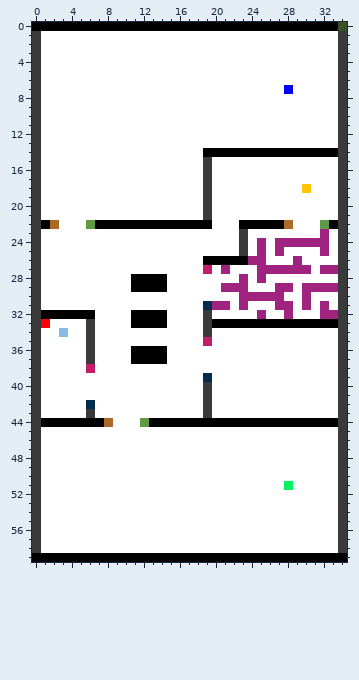
Two versions of one pixel-art sprite, assets/map.png. Above, as it was before the edit.
The file is 35x60 pixels.
Once edited:
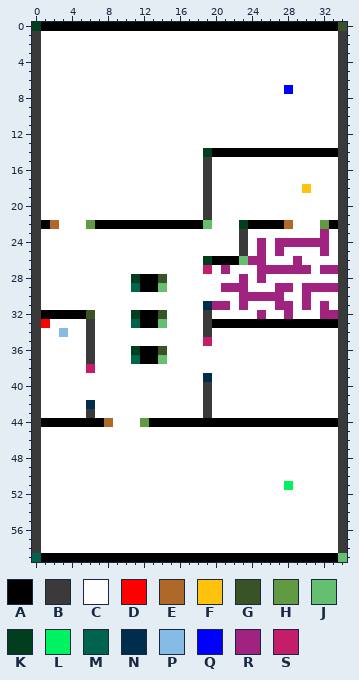
Palette (. is transparent): A #000000  B #3a3a3a  C #ffffff  D #ff0000  E #ae6928  F #ffc30d  G #395326  H #609a42  J #65bf71  K #003e1f  L #00f260  M #00644c  N #002d4c  P #86bbe5  Q #0000ff  R #a02380  S #c51d6a
Edits made:
Changed rows in their new state; - is an unchanged pixel.
first column x 0:
 0 K
first column x 19:
14 K
first column x 19:
22 J---K
first column x 6:
26 -------------K---J
28 -----K--G---------
29 -----M--J---------
32 G----K--G---------
33 -----M--J---------
36 -----K--G---------
37 -----M--J---------
first column x 0:
59 M---------------------------------J
Pixel boxes of the changes (left, top, right, bottom) in both pictures:
changed: (32, 22, 41, 31)
changed: (203, 148, 212, 157)
changed: (203, 220, 248, 265)
changed: (86, 274, 167, 364)
changed: (32, 553, 41, 562)
changed: (338, 553, 347, 562)
